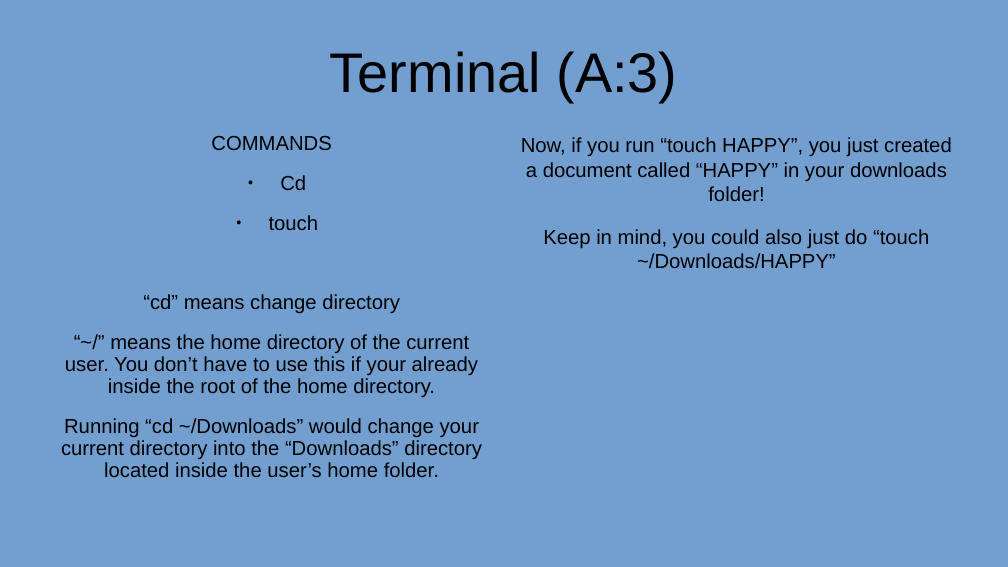
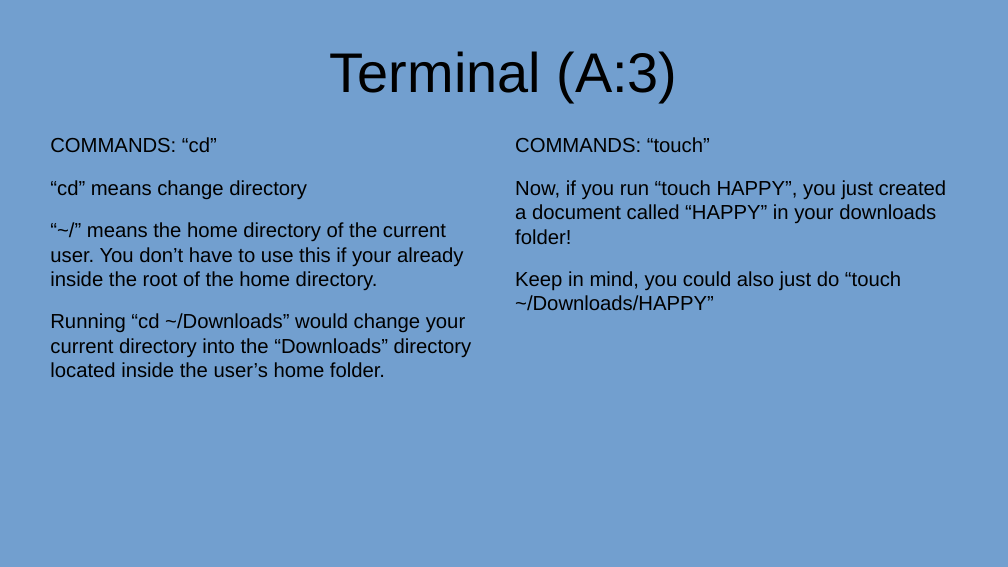
Before and after one commit to AnAncientForce/sysZ, a slide deck: slide 4 of Guide.odp. Drawn at 1008x567 pixels with LibreOffice and Linux fonts; fonts in the diff are those of the drawing. Boxes give left, top, right and bottom in pixels: in the first picture for what was removed or moved away, otherwise in the second. Text is boxed around its words. In the diff, an @@ line names an element or a change of style, - is before the commit and + after.

```diff
--- a/Guide.odp
+++ b/Guide.odp
@@ text at box(50, 137, 217, 152): text changed @@
-COMMANDS
-● Cd
-● touch
+COMMANDS: “cd”
@@ text at box(515, 137, 710, 152): paragraph added @@
+COMMANDS: “touch”
@@ text at box(50, 180, 472, 377): alignment centre to left; line spacing 0.9 to 1 @@
@@ text at box(515, 180, 947, 311): alignment centre to left @@
```
Also in this commit, not shown: 4 other slides changed.
